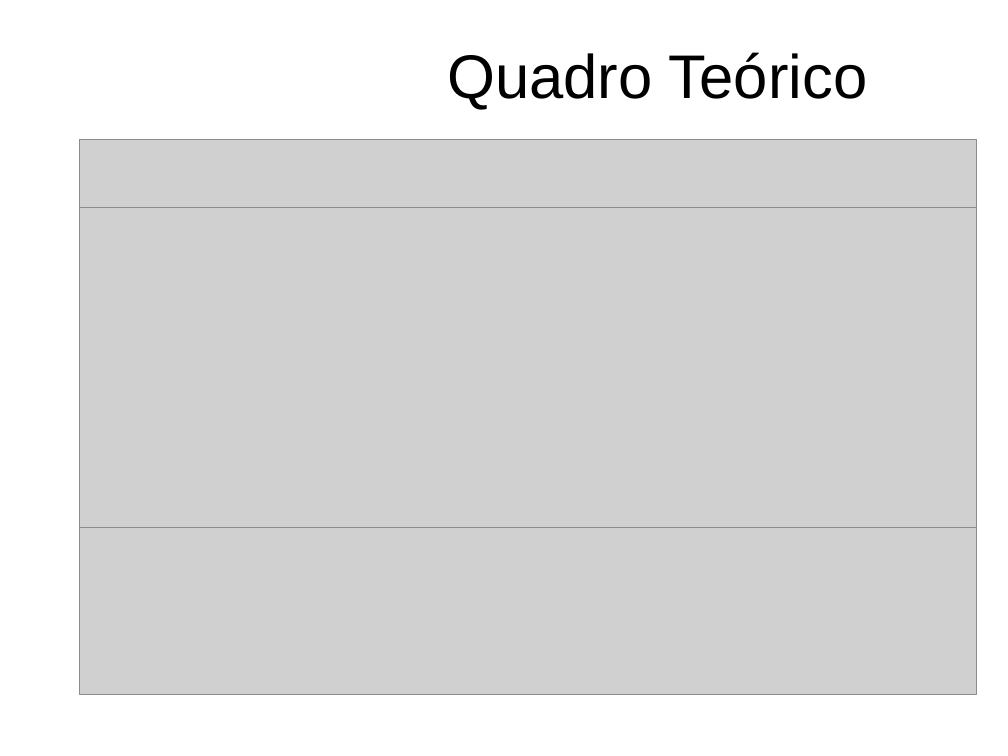
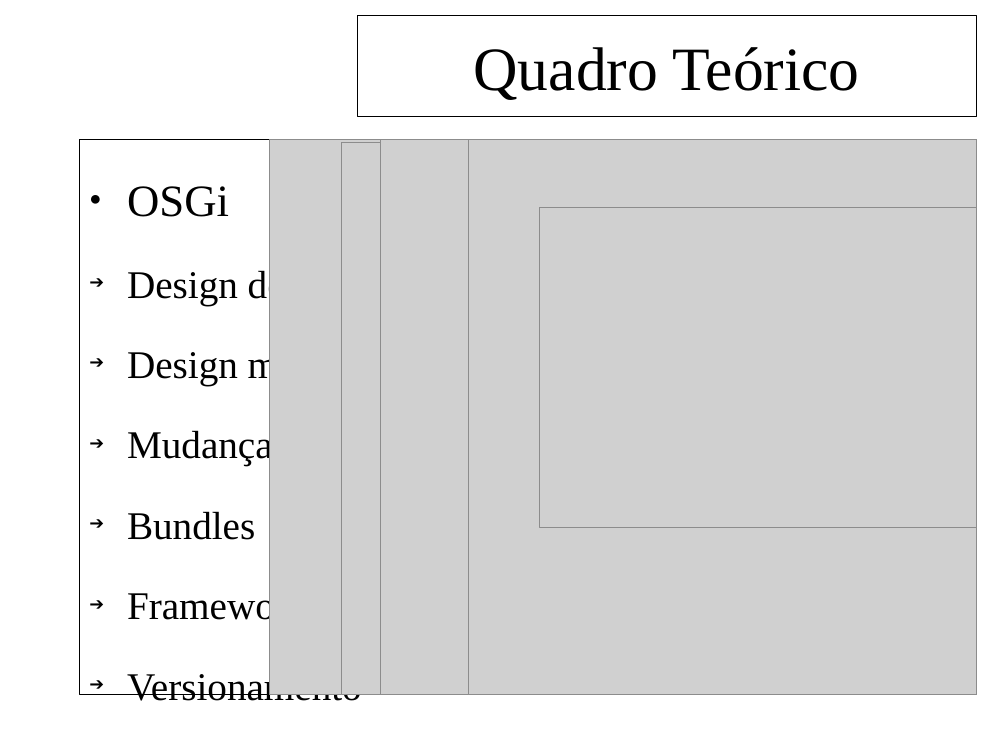
Before and after one commit to feliperodriguesprado/tcc_repository, a slide deck: slide 7 of documents/life_cycle/qualificacao/qualificacao_slides.odp. Drawn at 1008x756 pixels with LibreOffice and Linux fonts; fonts in the diff are those of the drawing; grey boxes stand for pictures; background and template pictures are left out. Boxes give left, top, right and bottom in pixels: in the first picture for what was removed or moved away, otherwise in the second. Text is boxed around its words. In the diff, an @@ line names an element or a change of style, - is before the commit and + after.

```diff
--- a/documents/life_cycle/qualificacao/qualificacao_slides.odp
+++ b/documents/life_cycle/qualificacao/qualificacao_slides.odp
@@ title "Quadro Teórico": place and size @@
-title "Quadro Teórico" at box(447, 52, 868, 110)
+title "Quadro Teórico" at box(357, 16, 976, 117)
@@ title "Quadro Teórico" at box(357, 16, 976, 117): font Arial to Times New Roman; outline none to #000000 0.74 pt @@
@@ rectangle "OSGi": place and size @@
-rectangle "OSGi" at box(127, 207, 388, 698)
+rectangle "OSGi" at box(80, 140, 977, 695)
@@ rectangle "OSGi" at box(80, 140, 977, 695): size 28 to 32 pt in "OSGi"; font Arial to Times New Roman; outline none to #000000 0.74 pt @@
@@ picture: place and size @@
-picture at box(80, 140, 977, 695)
+picture at box(270, 140, 977, 695)
@@ picture: place and size @@
-picture at box(80, 208, 977, 528)
+picture at box(342, 143, 976, 695)
@@ picture added at box(380, 140, 976, 695) @@
@@ picture added at box(469, 140, 977, 695) @@
@@ picture added at box(539, 208, 976, 528) @@
```
Also in this commit, not shown: 13 other slides changed, 1 slide added, 1 slide removed, 1 other file.
